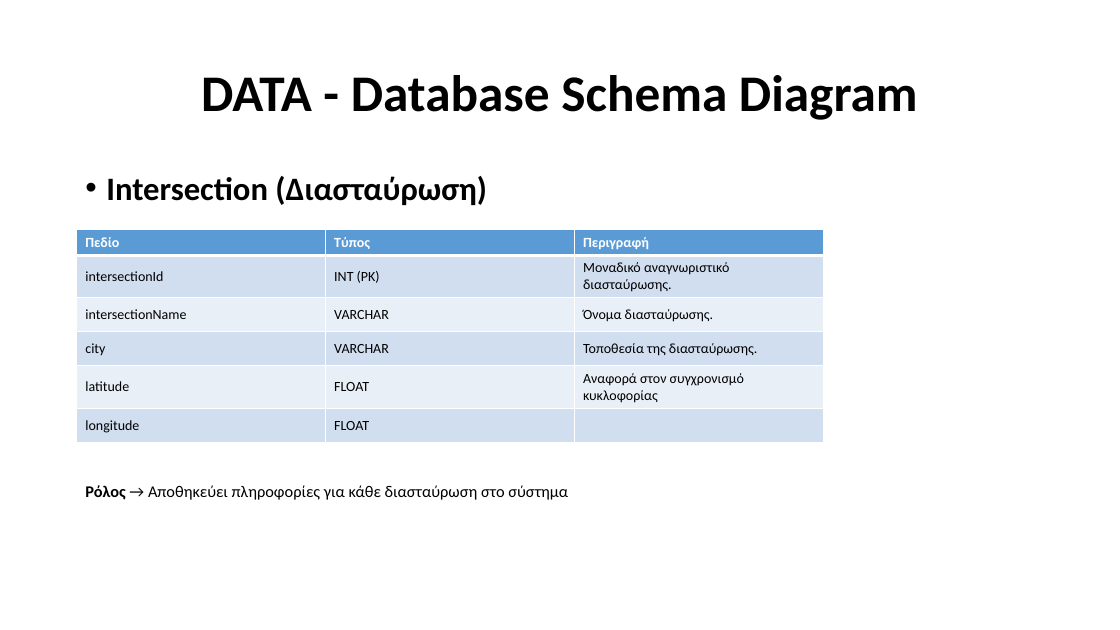
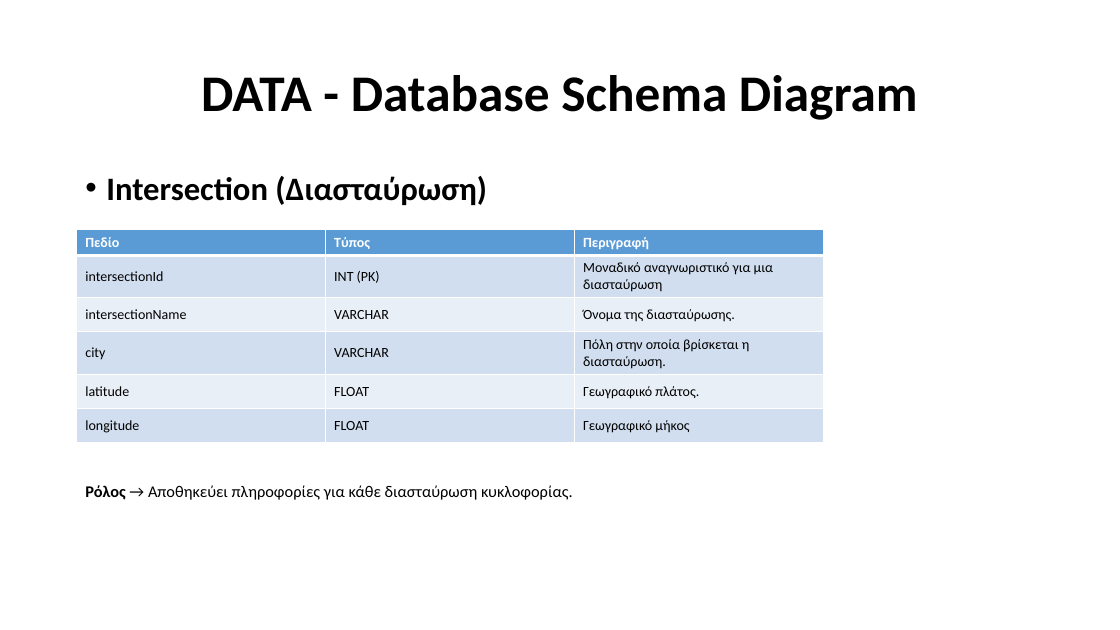
Before and after one commit to Ath21/STL_Drive, a slide deck: slide 11 of Presentation.pptx. Drawn at 1120x630 pixels with LibreOffice and Linux fonts; fonts in the diff are those of the drawing. Boxes give left, top, right and bottom in pixels: in the first picture for what was removed or moved away, otherwise in the second. Text is boxed around its words. In the diff, an @@ line names an element or a change of style, - is before the commit and + after.

```diff
--- a/Presentation.pptx
+++ b/Presentation.pptx
@@ table at (77,229,823,441) @@
-row 2, column 3: Μοναδικό αναγνωριστικό διασταύρωσης.
+row 2, column 3: Μοναδικό αναγνωριστικό για μια διασταύρωση
-row 3, column 3: Όνομα διασταύρωσης.
+row 3, column 3: Όνομα της διασταύρωσης.
-row 4, column 3: Τοποθεσία της διασταύρωσης.
+row 4, column 3: Πόλη στην οποία βρίσκεται η διασταύρωση.
-row 5, column 3: Αναφορά στον συγχρονισμό κυκλοφορίας
+row 5, column 3: Γεωγραφικό πλάτος.
-row 6, column 3: 
+row 6, column 3: Γεωγραφικό μήκος
@@ text at (85,485,573,500): text changed @@
-Ρόλος → Αποθηκεύει πληροφορίες για κάθε διασταύρωση στο σύστημα
+Ρόλος → Αποθηκεύει πληροφορίες για κάθε διασταύρωση κυκλοφορίας.
```
Also in this commit, not shown: 5 other slides changed, 2 slides added.
